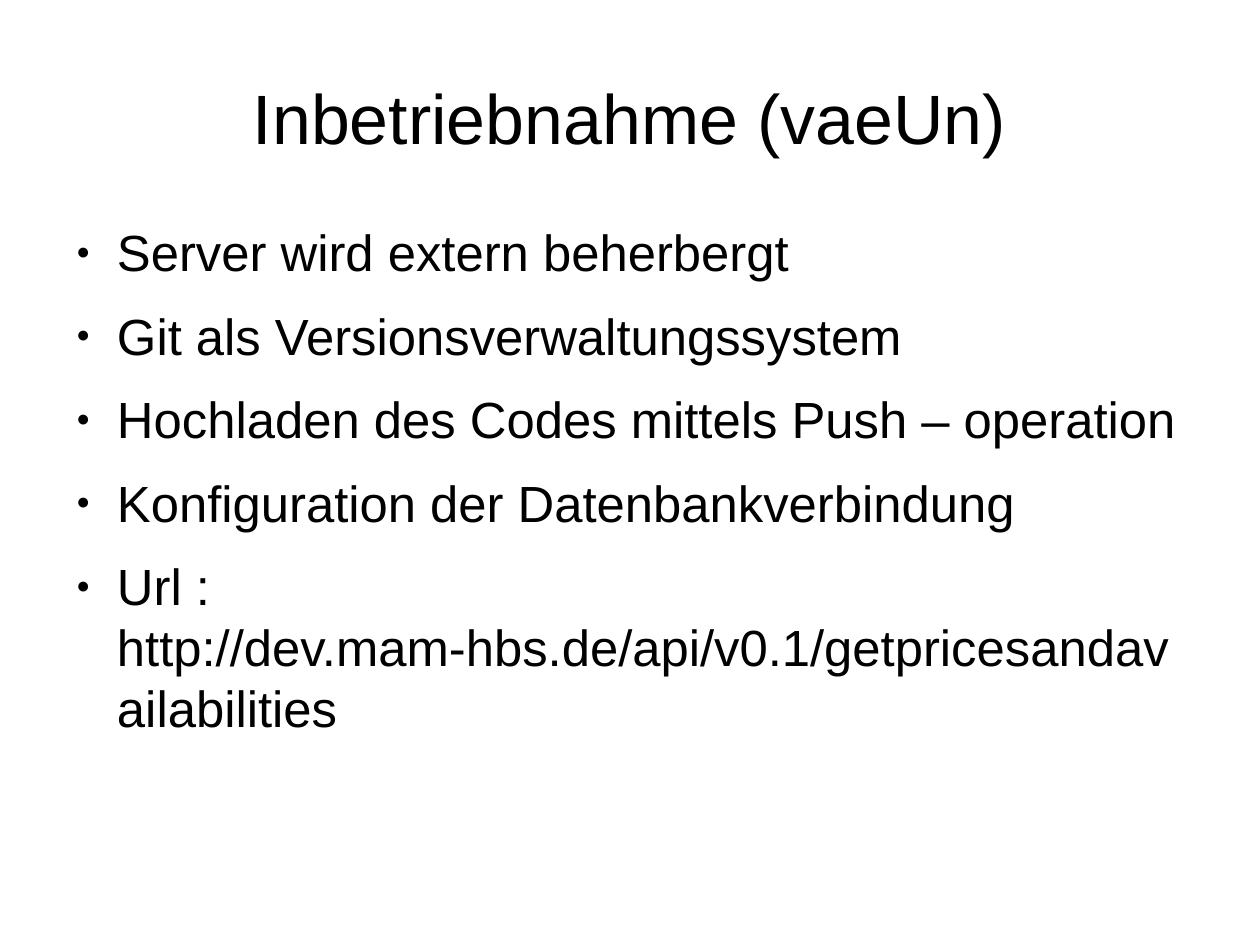
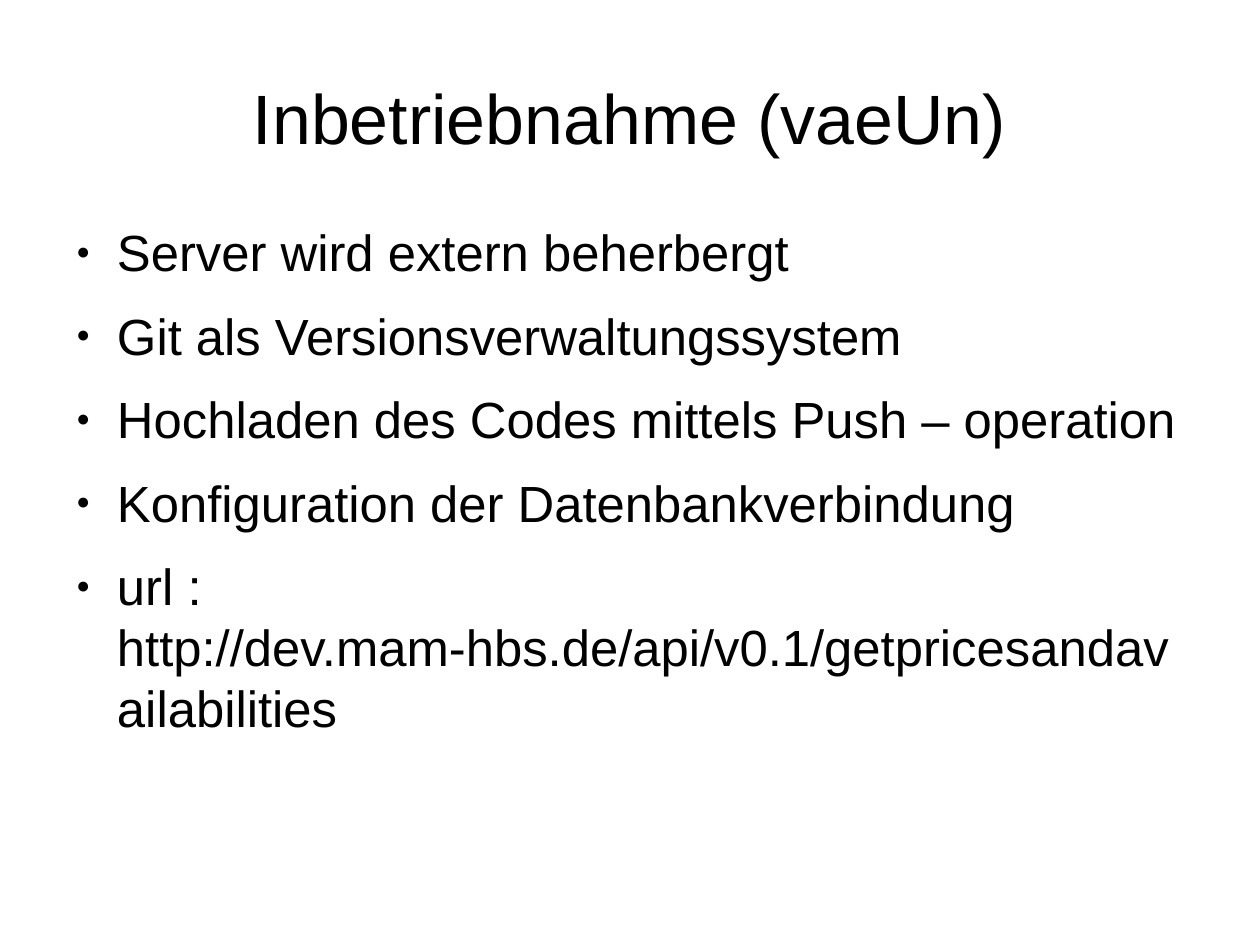
Before and after one commit to janhelmle/weiterbildung_fachinformatiker_ihk_projektantrag, a slide deck: slide 13 of praesentation/presentation_v1.odp. Drawn at 1260x945 pixels with LibreOffice and Linux fonts; fonts in the diff are those of the drawing. Boxes give left, top, right and bottom in pixels: in the first picture for what was removed or moved away, otherwise in the second. Text is boxed around its words. In the diff, an @@ line names an element or a change of style, - is before the commit and + after.

```diff
--- a/praesentation/presentation_v1.odp
+++ b/praesentation/presentation_v1.odp
@@ text at [117,568,1169,677]: text changed @@
-● Url : http://dev.mam-hbs.de/api/v0.1/getpricesandavailabilities
+● url : http://dev.mam-hbs.de/api/v0.1/getpricesandavailabilities
```
Also in this commit, not shown: 1 other slide changed, 1 other file.
